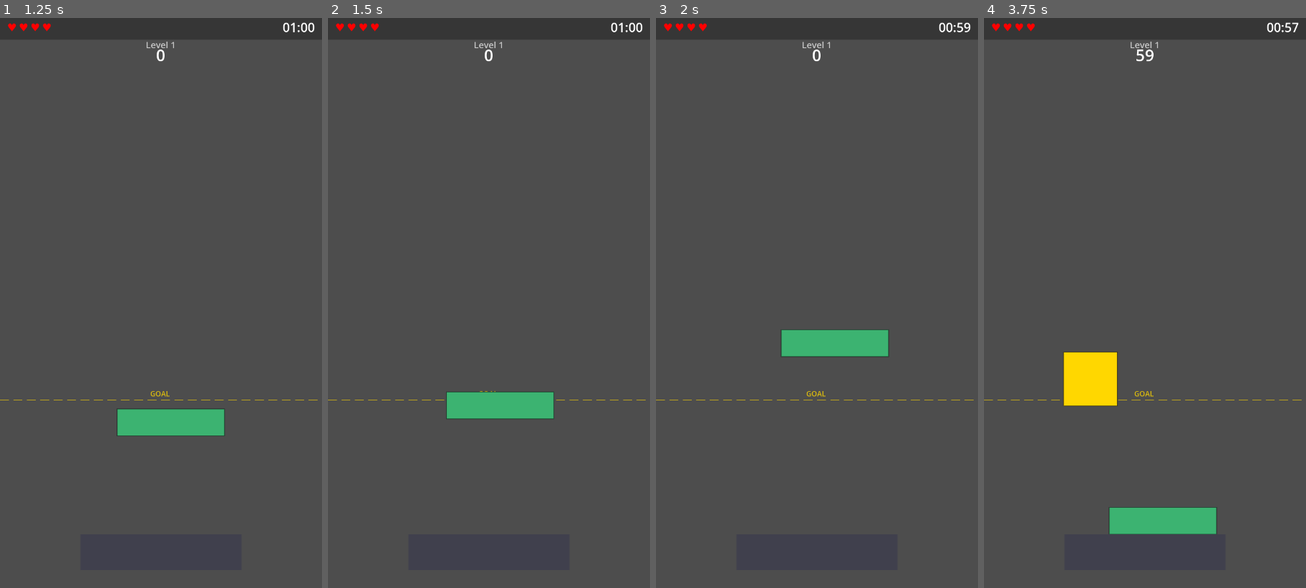
Above: before the commit, frames 1-4 (left to right).
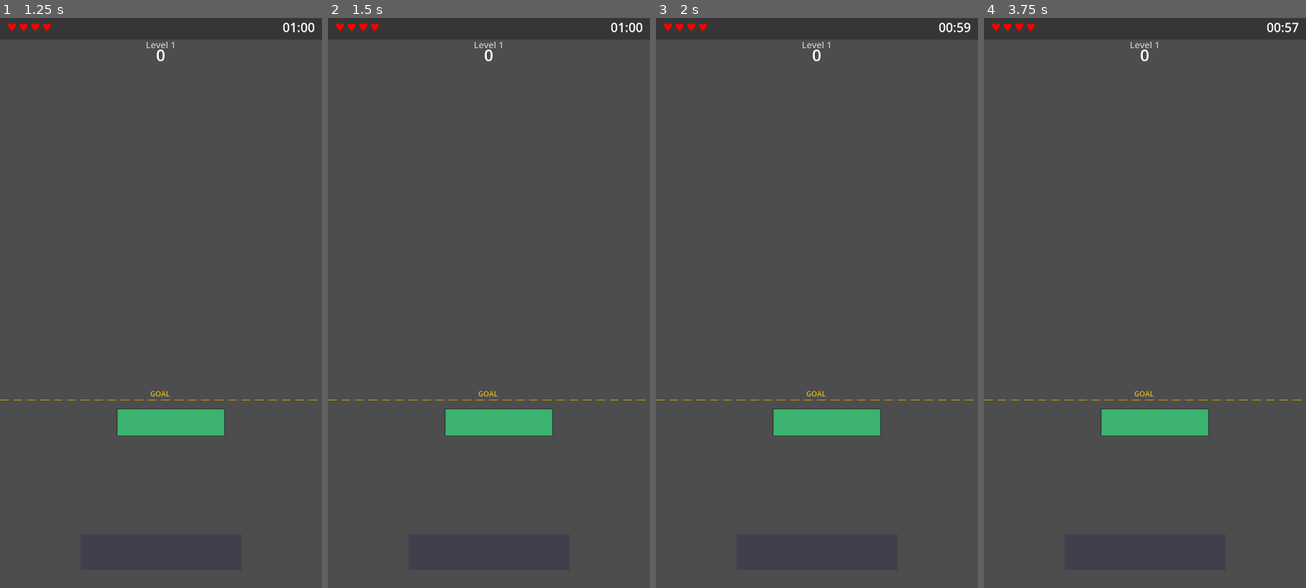
Above: after the commit, the same moments.

Repository: PartlyWhole/ToppleClone
Game: Godot game, scene res://main/main.tscn
Same seed, same stepped clock (60 frames per second), same inputs: the game is played once before the commit and once after it.
Inputs (mouse positions are in pixels of both pictures, inside the frame that each line leads up to):
- Up to frame 1 (1.25 s): click "PLAY" at 0.5 s
- Up to frame 2 (1.5 s): tap Enter at 1.25 s; drag from (498, 422) to (521, 177) at 1.27 s
- Up to frame 3 (2 s): no input
- Up to frame 4 (3.75 s): drag from (1080, 331) to (1128, 417) at 2.02 s; move the mouse to (1177, 177) at 2.77 s; tap Ctrl at 2.85 s; click (1177, 177) at 2.92 s; drag from (1093, 394) to (1048, 217) at 3.52 s

Frame 1 is identical in both runs. In frame 2, 2.1% of the frame differs, in the area x 36-71%, y 65-74%; in frame 3, 3.2%; in frame 4, 4.9%, in the area x 24-73%, y 5-91%.

Commit message:
fix: prevent drag above spawn height and spawned block as platform
- Spawned blocks have collision_layer/mask = 0 (no physics interaction)
  until first dragged, preventing them from acting as floating platforms
- Blocks clamped to drag_ceiling_y (set to spawn_y) so they can't be
  dragged above the spawn point and placed on top of the next block
- Collision restored to layer/mask 1 on first drag
- Friction increased to 1.0

Co-Authored-By: Claude Opus 4.6 (1M context) <noreply@anthropic.com>

Diff:
--- a/features/blocks/scripts/draggable_block.gd
+++ b/features/blocks/scripts/draggable_block.gd
@@ -30,6 +30,7 @@
 
 var shape_type: StringName = &""
 var is_placed: bool = false
+var drag_ceiling_y: float = -INF
 var _bounding_size: Vector2 = Vector2(60.0, 60.0)
 var _is_dragging: bool = false
 var _is_released: bool = false
@@ -53,7 +54,7 @@
 	angular_damp = 5.0
 	linear_damp = 0.5
 	var mat: PhysicsMaterial = PhysicsMaterial.new()
-	mat.friction = 0.8
+	mat.friction = 1.0
 	mat.rough = true
 	physics_material_override = mat
 	input_event.connect(_on_input_event)
@@ -93,6 +94,9 @@
 		return
 
 	var target: Vector2 = get_global_mouse_position() + _drag_offset
+	var half_h: float = _bounding_size.y / 2.0
+	if drag_ceiling_y > -INF:
+		target.y = maxf(target.y, drag_ceiling_y + half_h)
 
 	var desired: Vector2 = (target - global_position) / state.step
 	var desired_speed_sq: float = desired.length_squared()
--- a/features/gameplay/scripts/game_manager.gd
+++ b/features/gameplay/scripts/game_manager.gd
@@ -152,6 +152,9 @@
 	block.block_color = BLOCK_COLORS[_rng.randi() % BLOCK_COLORS.size()]
 	block.freeze = true
 	block.gravity_scale = 0.0
+	block.collision_layer = 0
+	block.collision_mask = 0
+	block.drag_ceiling_y = spawn_y
 	block.drag_started.connect(_on_new_block_dragged.bind(block), CONNECT_ONE_SHOT)
 	_current_block = block
 	_block_container.add_child(block)
@@ -162,6 +165,8 @@
 		return
 	block.freeze = false
 	block.gravity_scale = 1.0
+	block.collision_layer = 1
+	block.collision_mask = 1
 	get_tree().create_timer(SPAWN_DELAY).timeout.connect(_spawn_block)
 
 
--- a/features/gameplay/scripts/gameplay_controller.gd
+++ b/features/gameplay/scripts/gameplay_controller.gd
@@ -36,7 +36,7 @@
 		PLATFORM_SURFACE_Y + PLATFORM_HEIGHT / 2.0,
 	)
 	var mat: PhysicsMaterial = PhysicsMaterial.new()
-	mat.friction = 0.8
+	mat.friction = 1.0
 	mat.rough = true
 	body.physics_material_override = mat
 	var shape: CollisionShape2D = CollisionShape2D.new()
